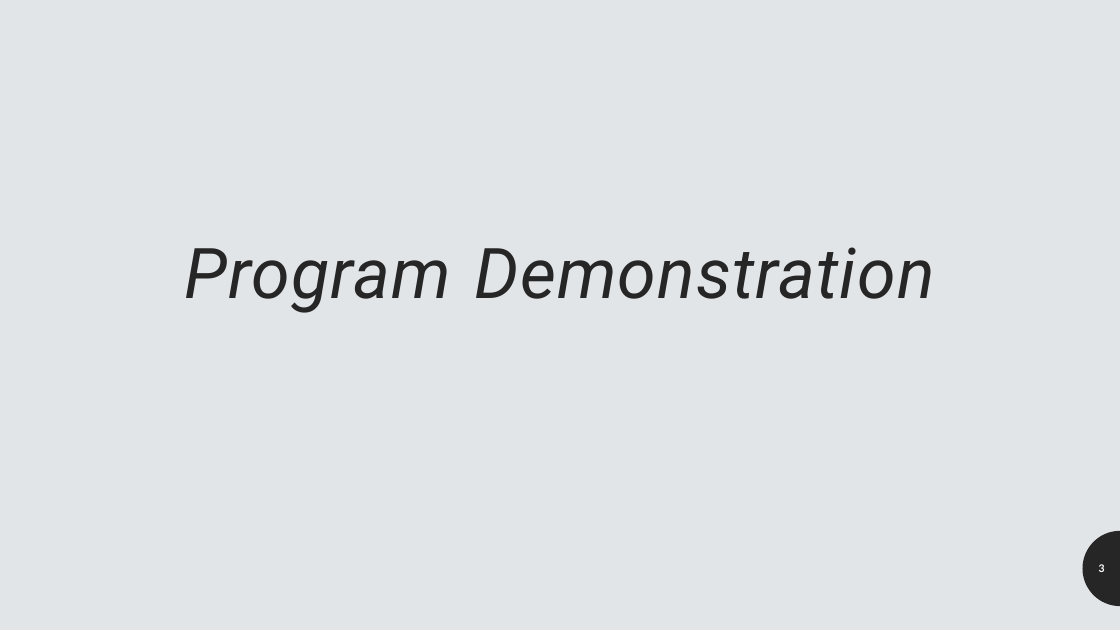
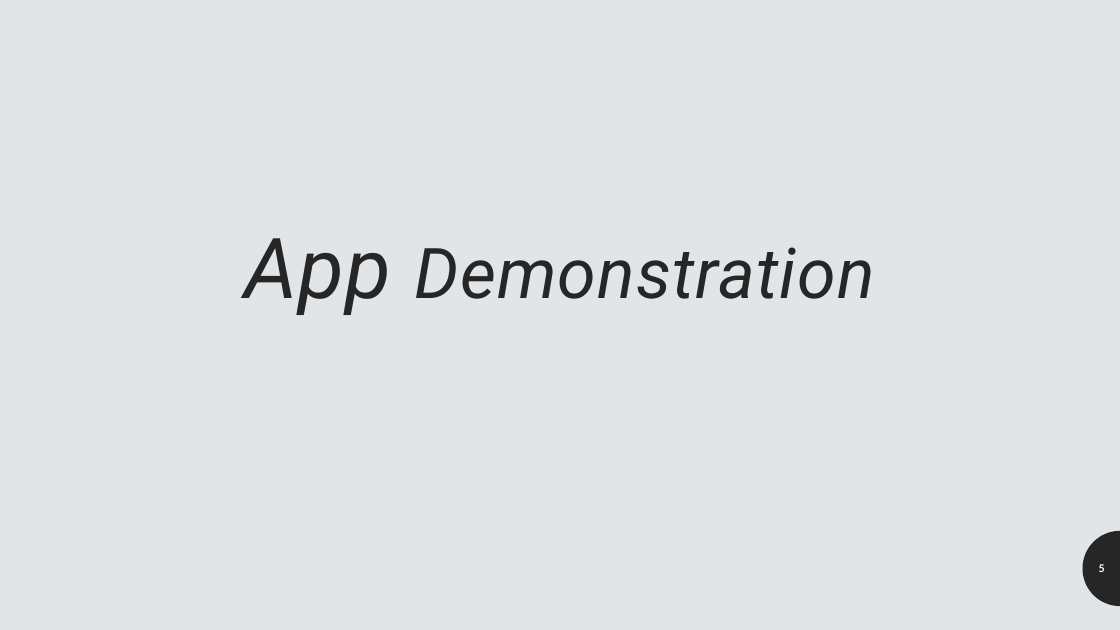
Before and after one commit to patrick-may/MapMyShopping-FlutterApp, a slide deck: slide 5 of presentables/MapMyShopping Presentation.pptx (slide 3 before the commit). Drawn at 1120x630 pixels with LibreOffice and Linux fonts; fonts in the diff are those of the drawing. Boxes give left, top, right and bottom in pixels: in the first picture for what was removed or moved away, otherwise in the second. Text is boxed around its words. In the diff, an @@ line names an element or a change of style, - is before the commit and + after.

```diff
--- a/presentables/MapMyShopping Presentation.pptx
+++ b/presentables/MapMyShopping Presentation.pptx
@@ title at (245,238,875,315): text changed @@
-Program Demonstration
+App Demonstration
@@ page number at (1099,564,1105,572): text changed @@
-3
+5
```
Also in this commit, not shown: 3 other slides changed, 2 other files.
